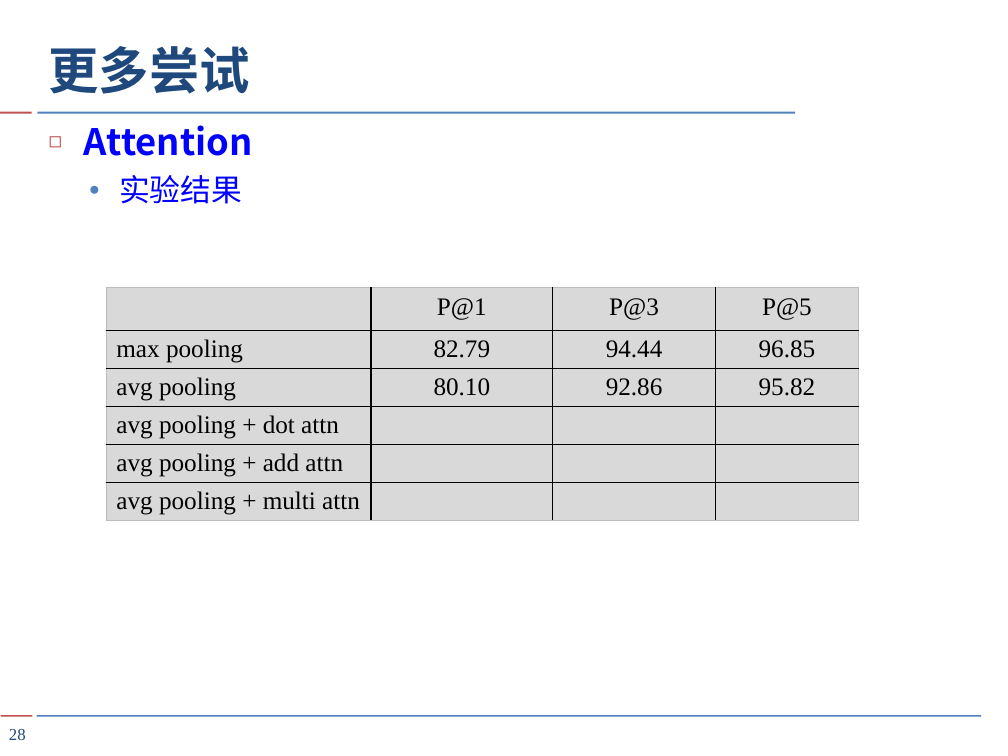
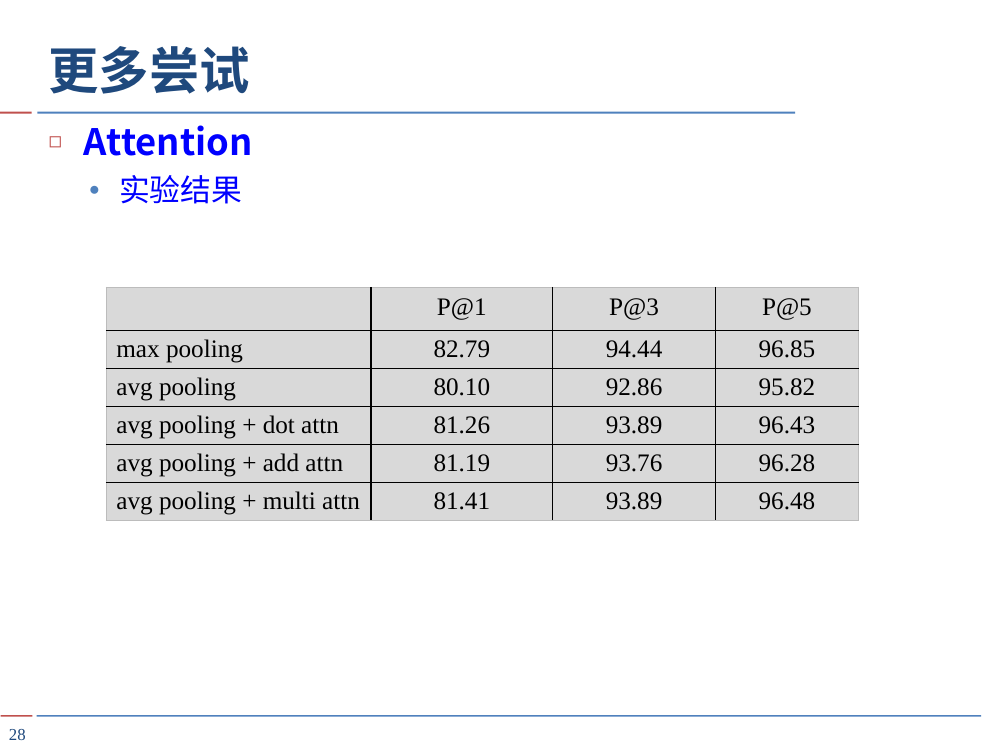
Before and after one commit to HMJW/hmjw.github.io, a slide deck: slide 28 of src/2020-9-3-text-ranker/TextRanker.pptx. Drawn at 1008x756 pixels with LibreOffice and Linux fonts; fonts in the diff are those of the drawing. Boxes give left, top, right and bottom in pixels: in the first picture for what was removed or moved away, otherwise in the second. Text is boxed around its words. In the diff, an @@ line names an element or a change of style, - is before the commit and + after.

Commit message:
TextRanker

```diff
--- a/src/2020-9-3-text-ranker/TextRanker.pptx
+++ b/src/2020-9-3-text-ranker/TextRanker.pptx
@@ table at [106, 287, 859, 531] @@
-row 4: avg pooling + dot attn |  |  | 
+row 4: avg pooling + dot attn | 81.26 | 93.89 | 96.43
-row 5: avg pooling + add attn |  |  | 
+row 5: avg pooling + add attn | 81.19 | 93.76 | 96.28
-row 6: avg pooling + multi attn |  |  | 
+row 6: avg pooling + multi attn | 81.41 | 93.89 | 96.48
```
